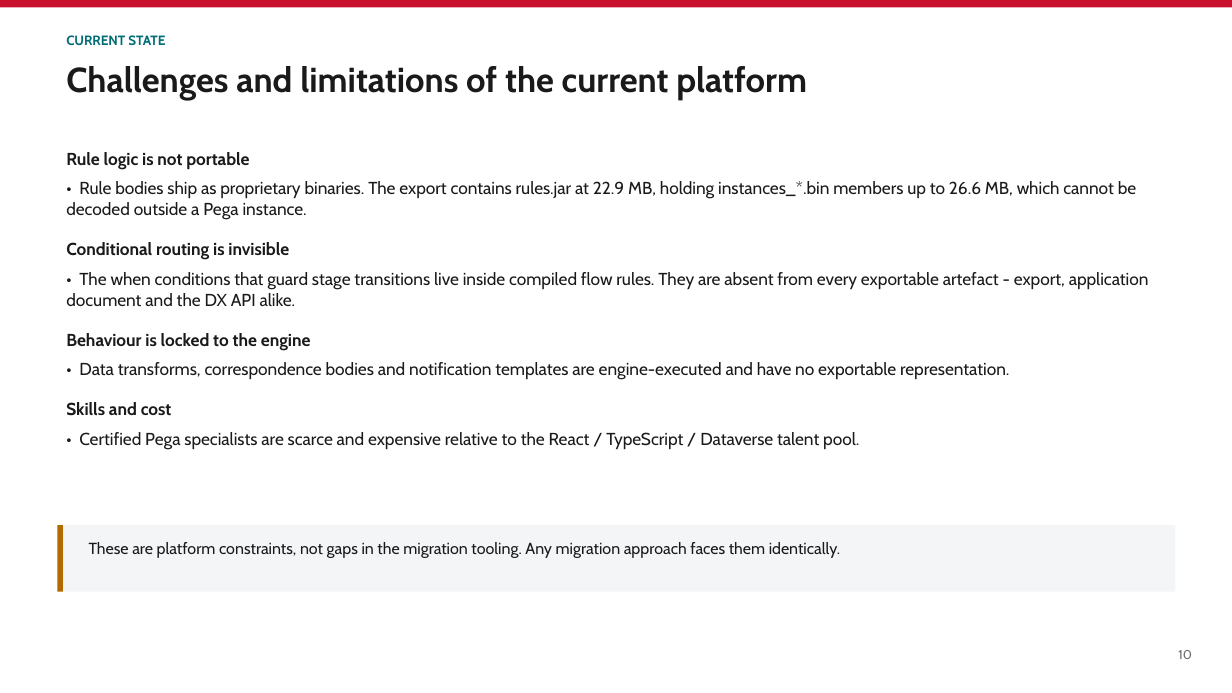
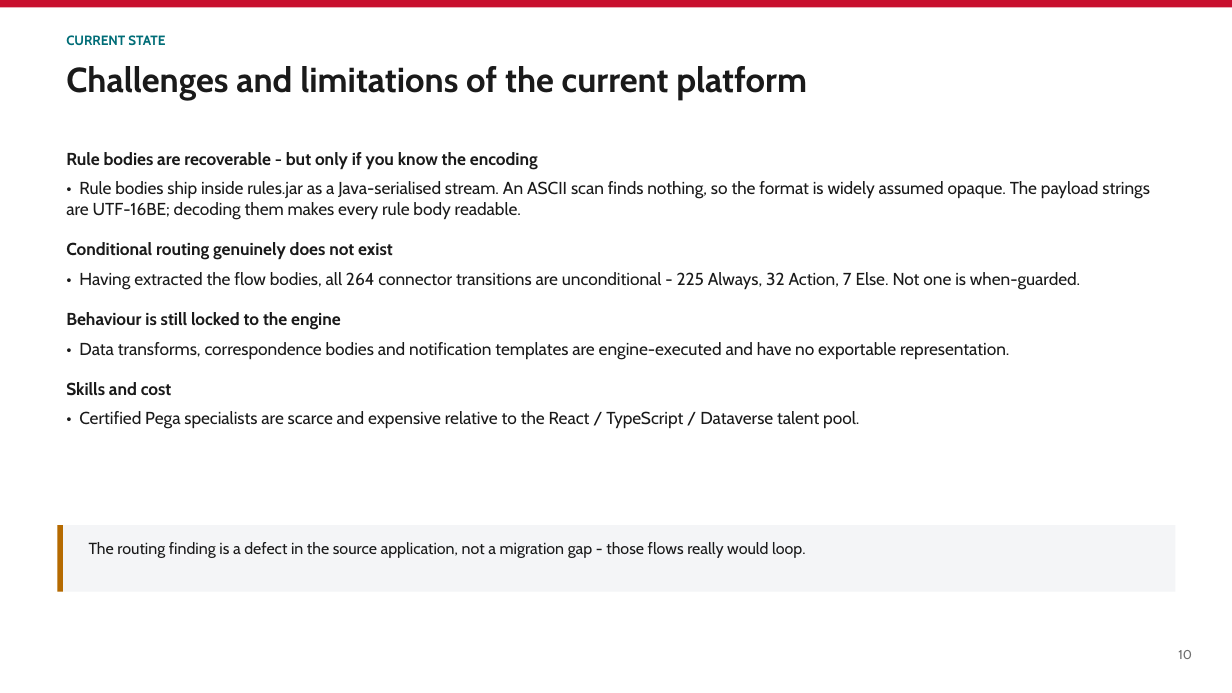
Before and after one commit to parclarke/LDD, a slide deck: slide 10 of lending-due-diligence-app/docs/Pega-to-PowerPlatform-Migration-PoC.pptx. Drawn at 1232x693 pixels with LibreOffice and Linux fonts; fonts in the diff are those of the drawing. Boxes give left, top, right and bottom in pixels: in the first picture for what was removed or moved away, otherwise in the second. Text is boxed around its words. In the diff, an @@ line names an element or a change of style, - is before the commit and + after.

```diff
--- a/lending-due-diligence-app/docs/Pega-to-PowerPlatform-Migration-PoC.pptx
+++ b/lending-due-diligence-app/docs/Pega-to-PowerPlatform-Migration-PoC.pptx
@@ text at <box>66,152,1150,330</box>: text changed @@
-Rule logic is not portable
-• Rule bodies ship as proprietary binaries. The export contains rules.jar at 22.9 MB, holding instances_*.bin members up to 26.6 MB, which cannot be decoded outside a Pega instance.
-Conditional routing is invisible
-• The when conditions that guard stage transitions live inside compiled flow rules. They are absent from every exportable artefact - export, application document and the DX API alike.
-Behaviour is locked to the engine
+Rule bodies are recoverable - but only if you know the encoding
+• Rule bodies ship inside rules.jar as a Java-serialised stream. An ASCII scan finds nothing, so the format is widely assumed opaque. The payload strings are UTF-16BE; decoding them makes every rule body readable.
+Conditional routing genuinely does not exist
+• Having extracted the flow bodies, all 264 connector transitions are unconditional - 225 Always, 32 Action, 7 Else. Not one is when-guarded.
+Behaviour is still locked to the engine
@@ text at <box>89,542,806,558</box>: text changed @@
-These are platform constraints, not gaps in the migration tooling. Any migration approach faces them identically.
+The routing finding is a defect in the source application, not a migration gap - those flows really would loop.
```
Also in this commit, not shown: 10 other slides changed.
